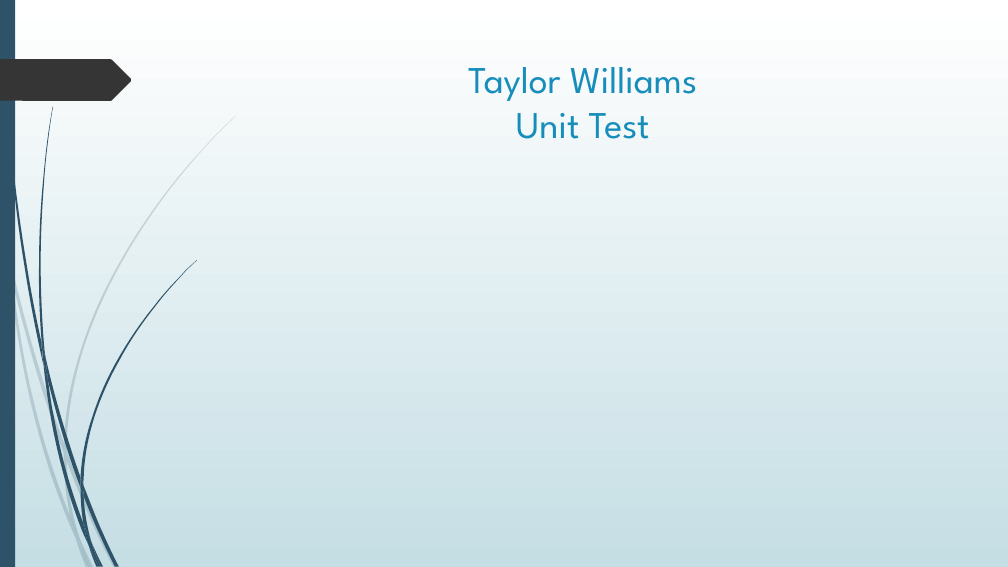
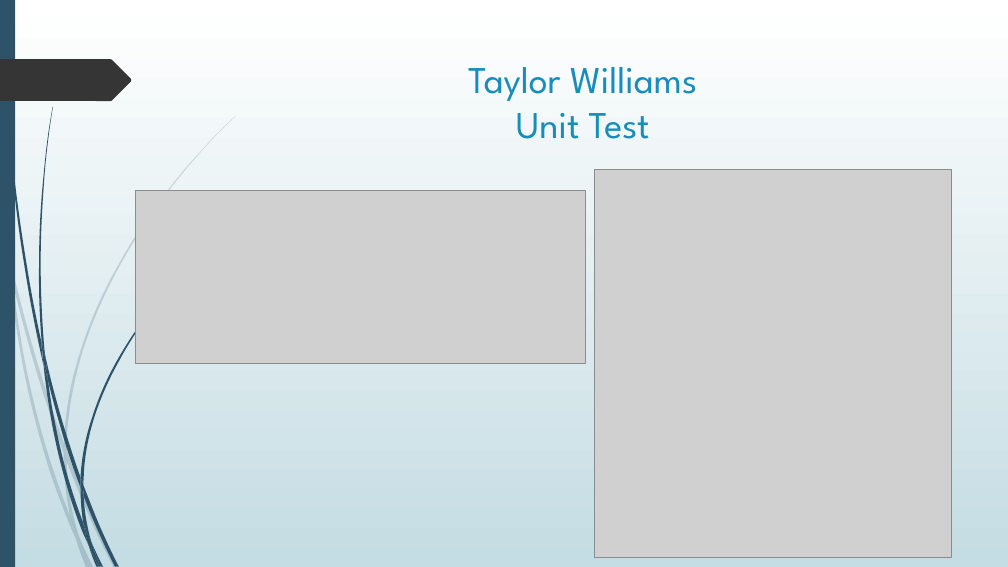
Before and after one commit to Hicken-Fredrick/The-Straight-Narrow, a slide deck: slide 13 of City of Aaron/src/Misc/CIT 260 Mid-Term Presentation.pptx. Drawn at 1008x567 pixels with LibreOffice and Linux fonts; fonts in the diff are those of the drawing; grey boxes stand for pictures. Boxes give left, top, right and bottom in pixels: in the first picture for what was removed or moved away, otherwise in the second. Text is boxed around its words. In the diff, an @@ line names an element or a change of style, - is before the commit and + after.

Commit message:
tay stuff

```diff
--- a/City of Aaron/src/Misc/CIT 260 Mid-Term Presentation.pptx
+++ b/City of Aaron/src/Misc/CIT 260 Mid-Term Presentation.pptx
@@ background gradient #FFFFFF to #C5DEE5 to gradient #FFFFFF to #C4DCE3 @@
@@ picture added at [594, 170, 951, 558] @@
@@ picture added at [135, 191, 585, 363] @@
```
Also in this commit, not shown: 15 other slides changed.
